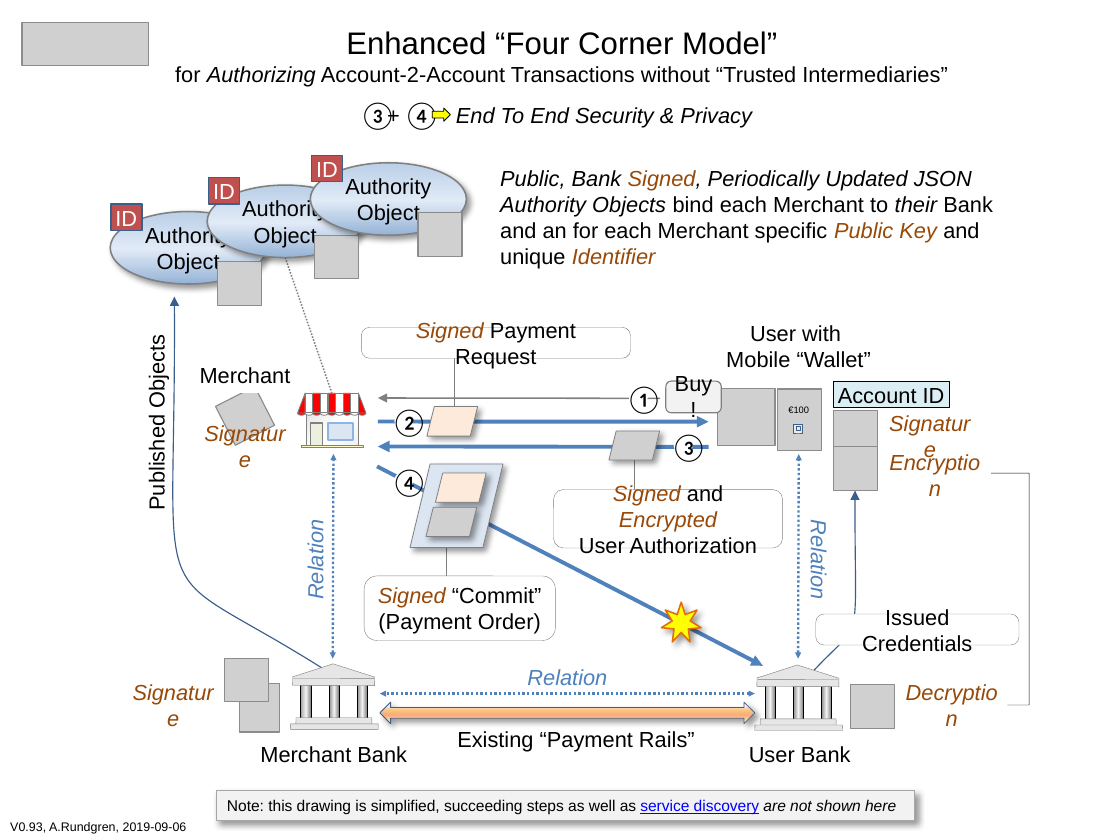
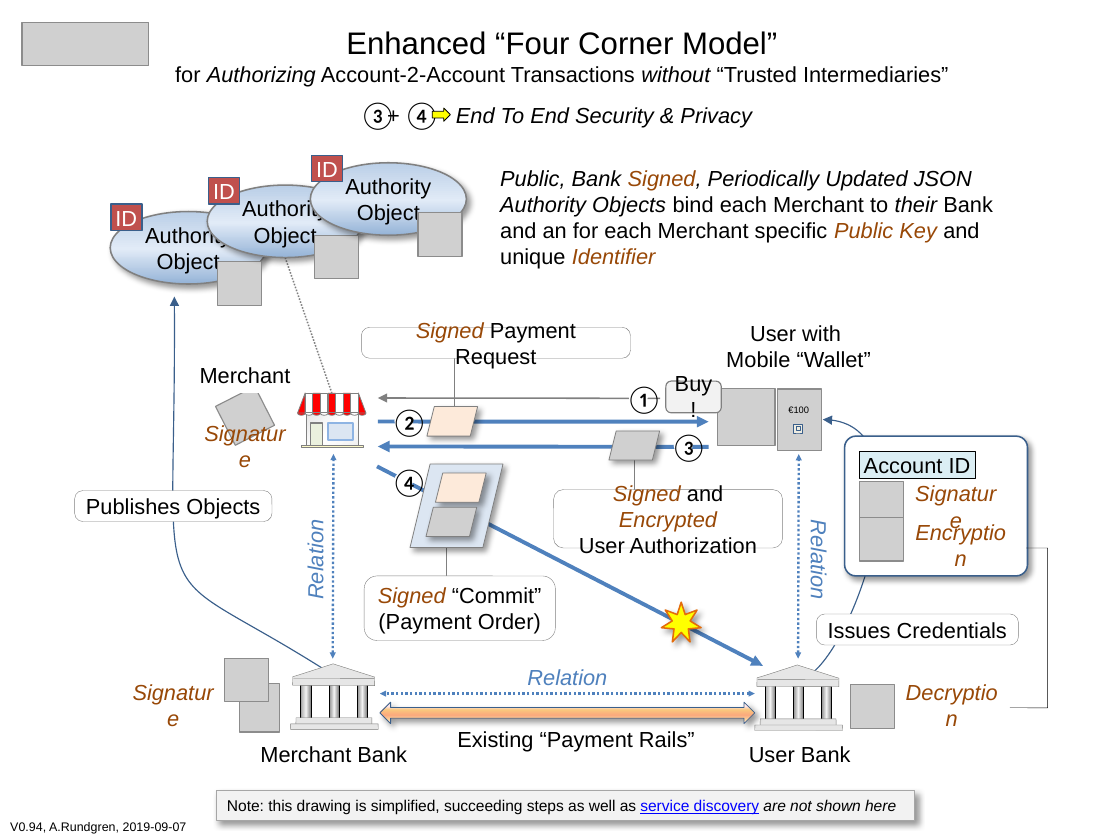
Before and after one commit to cyberphone/doc, a slide deck: slide 1 of saturn/enhanced-four-corner-model.pptx. Drawn at 1120x840 pixels with LibreOffice and Linux fonts; fonts in the diff are those of the drawing; grey boxes stand for pictures. Boxes give left, top, right and bottom in pixels: in the first picture for what was removed or moved away, otherwise in the second. Text is boxed around its words. In the diff, an @@ line names an element or a change of style, - is before the commit and + after.

```diff
--- a/saturn/enhanced-four-corner-model.pptx
+++ b/saturn/enhanced-four-corner-model.pptx
@@ text at [175,66,948,87]: italic on in "without" @@
@@ text removed at [145,342,169,508] @@
-Published Objects
@@ freeform shape: place and size @@
-freeform shape at [810,491,856,674]
+freeform shape at [810,420,879,675]
@@ rounded rectangle added at [844,436,1027,576], fill #FFFFFF, outline #3A5F8C 1 pt @@
@@ rounded rectangle added at [75,491,272,522], fill #FFFFFF, outline #808080 0.25 pt, 14 pt, text #000000 @@
+Publishes Objects
@@ 2 pictures, 2 rounded rectangles, 1 rectangle: place and size @@
-2 pictures, 2 rounded rectangles, 1 rectangle at [833,381,991,491]
+2 pictures, 2 rounded rectangles, 1 rectangle at [859,451,1018,561]
@@ freeform shape: place and size @@
-freeform shape at [991,473,1029,704]
+freeform shape at [1010,548,1048,708]
@@ text in rounded rectangle at [828,622,1007,639]: text changed @@
-Issued Credentials
+Issues Credentials
@@ text at [10,822,187,834]: text changed @@
-V0.93, A.Rundgren, 2019-09-06
+V0.94, A.Rundgren, 2019-09-07
```
Also in this commit, not shown: 1 other file.
